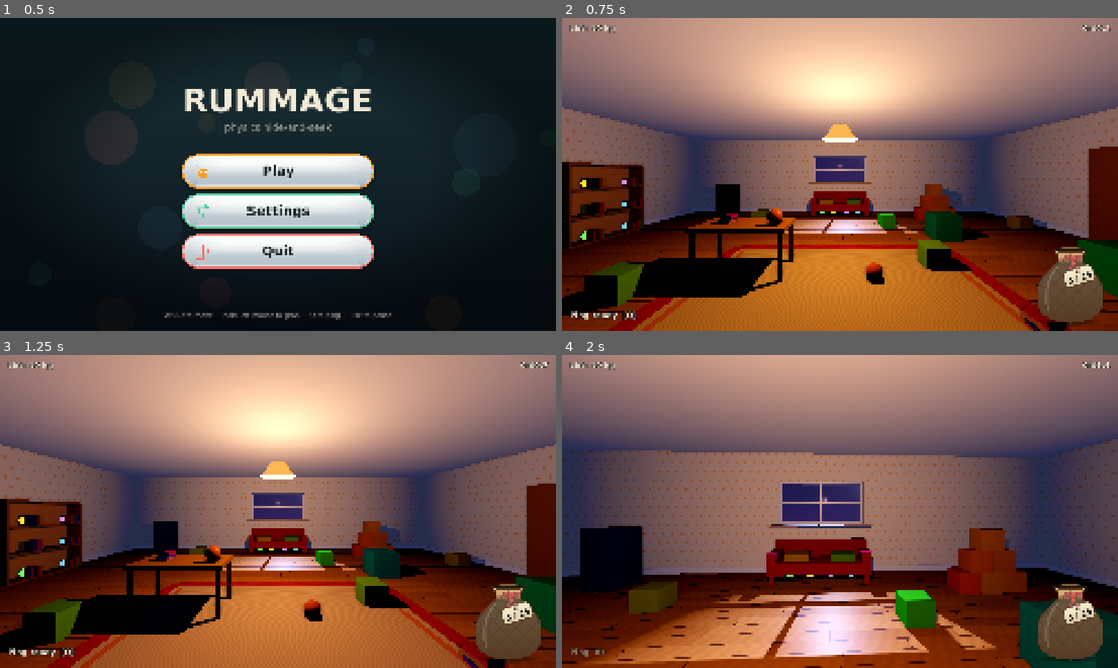
Above: before the commit, frames 1-4 (two rows, left to right).
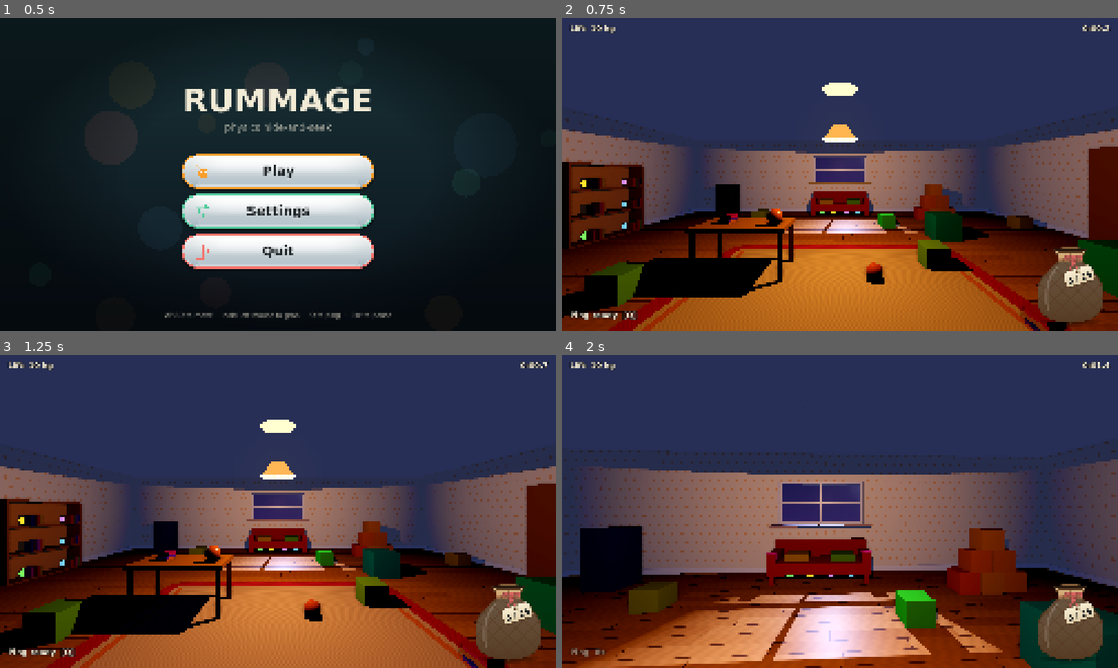
Above: after the commit, the same moments.

Repository: westo27/rummage
Game: Godot game, scene res://scenes/title.tscn
Same seed, same stepped clock (60 frames per second), same inputs: the game is played once before the commit and once after it.
Inputs (mouse positions are in pixels of both pictures, inside the frame that each line leads up to):
- Up to frame 1 (0.5 s): no input
- Up to frame 2 (0.75 s): click (840, 171) at 0.5 s
- Up to frame 3 (1.25 s): no input
- Up to frame 4 (2 s): tap Enter at 1.25 s; move the mouse to (867, 511) at 1.27 s; hold W (move_forward) from 1.28 s (still down); hold Q (ping) from 1.28 s (still down); click (867, 511) at 1.42 s; tap Shift (run) at 1.55 s

Frame 1 is identical in both runs. In frame 2, 40% of the frame differs, in the area x 0-100%, y 0-96%; in frame 3, 40%; in frame 4, 36%.

Commit message:
Fix the lamp's ceiling light and shadow edges
The ceiling got no lamp light (closed-top shade) and the shade's shadow
edge on the walls was jagged and noisy. Now the shade is open at the top
too, so a soft circle of light sits on the ceiling and a swing shifts it;
the light has a physical size so shadows soften with distance; the shade
casts shadows from both sides; shadow atlas 8192, Ultra soft-shadow
filtering and TAA remove the jagged, grainy edges. The window glass is
less mirror-like, so the lamp no longer glares in it.

Adds tests/shoot_lamp (renders the ceiling around the lamp).

Diff:
--- a/project.godot
+++ b/project.godot
@@ -42,4 +42,8 @@
 
 [rendering]
 
+lights_and_shadows/positional_shadow/soft_shadow_filter_quality=5
+lights_and_shadows/positional_shadow/atlas_size=8192
+anti_aliasing/quality/use_taa=true
+
 rendering_device/driver.windows="d3d12"
--- a/scenes/main.tscn
+++ b/scenes/main.tscn
@@ -57,8 +57,8 @@
 [sub_resource type="StandardMaterial3D" id="Mat_glass"]
 transparency = 1
 albedo_color = Color(0.85, 0.95, 1, 0.12)
-roughness = 0.05
-metallic_specular = 1.0
+roughness = 0.25
+metallic_specular = 0.35
 
 [sub_resource type="ShaderMaterial" id="Mat_rug"]
 shader = ExtResource("12_rug")
--- a/scenes/pendant_lamp.tscn
+++ b/scenes/pendant_lamp.tscn
@@ -27,6 +27,7 @@
 top_radius = 0.1
 bottom_radius = 0.3
 height = 0.26
+cap_top = false
 cap_bottom = false
 
 [sub_resource type="SphereMesh" id="Mesh_bulb"]
@@ -52,6 +53,7 @@
 shape = SubResource("Shape_shade")
 
 [node name="Shade" type="MeshInstance3D" parent="Lamp"]
+cast_shadow = 2
 mesh = SubResource("Mesh_shade")
 surface_material_override/0 = SubResource("Mat_shade")
 
@@ -65,8 +67,9 @@
 transform = Transform3D(1, 0, 0, 0, 1, 0, 0, 0, 1, 0, -0.15, 0)
 light_color = Color(1, 0.68, 0.4, 1)
 light_energy = 1.3
+light_size = 0.08
 shadow_enabled = true
-shadow_blur = 2.0
+shadow_blur = 1.0
 omni_range = 8.0
 omni_attenuation = 1.3
 
--- /dev/null
+++ b/tests/shoot_lamp.gd
@@ -0,0 +1,47 @@
+extends Node
+## Tool, not a test: renders the ceiling around the main lamp, still and
+## swinging, to user://shots, for checking how its light and shadow look.
+## Needs a real window: Godot --path . --resolution 1600x900 res://tests/shoot_lamp.tscn
+
+const OUT: String = "user://shots"
+
+
+func _ready() -> void:
+	_run.call_deferred()
+
+
+func _run() -> void:
+	DirAccess.make_dir_recursive_absolute(OUT)
+	var main: Node = (load("res://scenes/main.tscn") as PackedScene).instantiate()
+	get_tree().root.add_child(main)
+	get_tree().current_scene = main
+	# Stop the mouse turning the camera while this runs.
+	main.get_node("Player").set_process_unhandled_input(false)
+	var player := main.get_node("Player") as Node3D
+	var head := player.get_node("Head") as Node3D
+	player.global_position = Vector3(0.0, 0.05, 3.2)
+	player.reset_physics_interpolation()
+	_look(player, head, Vector3(0.0, 2.6, -0.5))
+	await get_tree().create_timer(1.5).timeout
+	_shoot("lamp_still")
+
+	var book := main.get_node("MainRoomProps/ShelfBook02") as Prop
+	book.global_position = Vector3(-1.4, 2.27, 0.0)
+	book.linear_velocity = Vector3(12.0, 0.0, 0.0)  # side-on, across the view
+	book.sleeping = false
+	book.reset_physics_interpolation()
+	await get_tree().create_timer(0.3).timeout
+	_shoot("lamp_swing_a")
+	await get_tree().create_timer(0.35).timeout
+	_shoot("lamp_swing_b")
+	get_tree().quit()
+
+
+func _look(player: Node3D, head: Node3D, target: Vector3) -> void:
+	var dir: Vector3 = (target - head.global_position).normalized()
+	player.rotation.y = atan2(-dir.x, -dir.z)
+	head.rotation.x = asin(dir.y)
+
+
+func _shoot(name: String) -> void:
+	get_viewport().get_texture().get_image().save_png("%s/%s.png" % [OUT, name])
--- /dev/null
+++ b/tests/shoot_lamp.tscn
@@ -0,0 +1,6 @@
+[gd_scene format=3]
+
+[ext_resource type="Script" path="res://tests/shoot_lamp.gd" id="1"]
+
+[node name="ShootLamp" type="Node"]
+script = ExtResource("1")
Not shown, changed: NOTES.md
